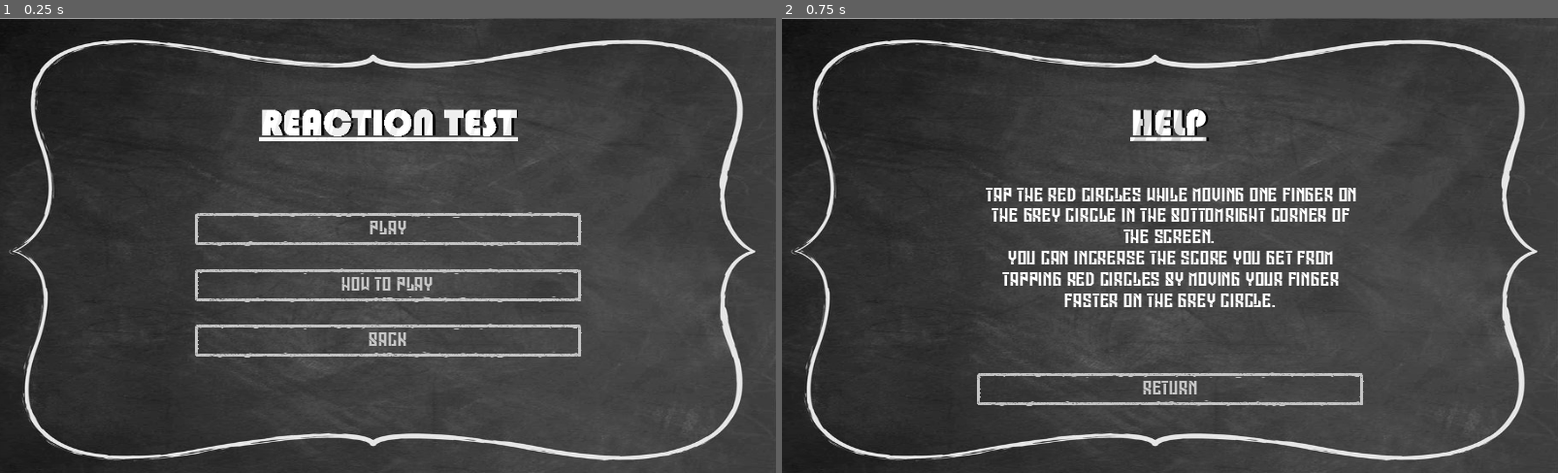
Above: before the commit, frames 1-2 (left to right).
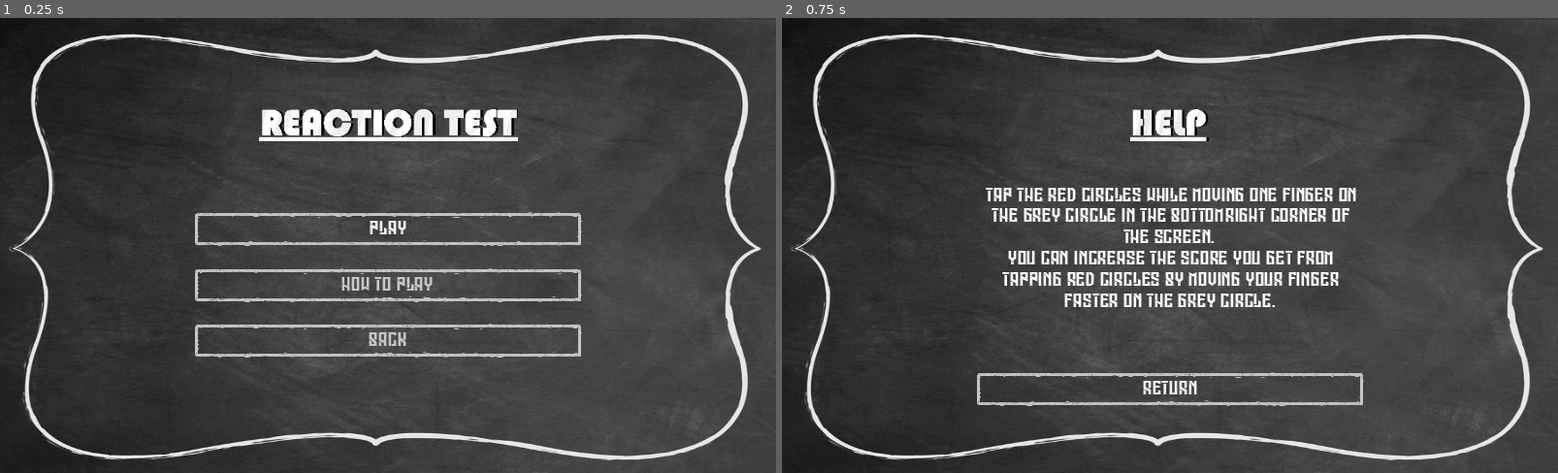
Above: after the commit, the same moments.

Repository: AllexisAlvarico/HH-Reaction
Game: Godot game, scene res://Scenes/MenuScene.tscn
Two runs of this game, one before a commit and one after it. Both use one fixed random seed, a clock stepped at 60 frames per second and the inputs below.
Inputs:
- Up to frame 1 (0.25 s): no input
- Up to frame 2 (0.75 s): click "HOW TO PLAY" at 0.5 s

The runs differ from the first frame. In frame 1, 4.2% of the frame differs, in the area x 0-99%, y 0-98%; in frame 2, 4.3%.

Commit message:
finished styling UI

Diff:
--- a/Menu/Help.gd
+++ b/Menu/Help.gd
@@ -1,4 +1,7 @@
 extends Control
+
+func _ready() -> void:
+    $Control/Button.grab_focus()
 
 func _on_Button_button_up() -> void:
     get_tree().root.get_node("Root").queue_free()
--- a/Menu/Menu.gd
+++ b/Menu/Menu.gd
@@ -1,4 +1,7 @@
 extends Control
+
+func _ready() -> void:
+	$Control/PlayButton.grab_focus()
 
 func _on_PlayButton_button_up() -> void:
 	get_tree().root.get_node("Root").queue_free()
@@ -9,4 +12,4 @@
 	get_tree().change_scene("res://Scenes/HelpScene.tscn")
 
 func _on_BackButton_button_up() -> void:
-	pass # Replace with function body.
+	get_tree().quit()
--- a/Scenes/HelpScene.tscn
+++ b/Scenes/HelpScene.tscn
@@ -12,9 +12,9 @@
 script = ExtResource( 1 )
 
 [node name="Sprite" type="Sprite" parent="."]
-position = Vector2( 509.469, 304.001 )
+position = Vector2( 513.177, 300.293 )
 rotation = 1.5708
-scale = Vector2( 0.82609, 1.12564 )
+scale = Vector2( 0.836166, 1.1337 )
 texture = ExtResource( 3 )
 
 [node name="Control" type="Control" parent="."]
@@ -22,6 +22,15 @@
 margin_top = 216.0
 margin_right = 768.0
 margin_bottom = 512.0
+
+[node name="TextureRect" type="TextureRect" parent="Control"]
+anchor_left = 0.5
+anchor_right = 0.5
+margin_left = -52.0
+margin_top = -96.0
+margin_right = 52.0
+margin_bottom = -53.0
+texture = ExtResource( 4 )
 
 [node name="DescriptionLabel" type="Label" parent="Control"]
 anchor_right = 1.0
@@ -39,13 +48,4 @@
 margin_top = -45.0
 text = "RETURN"
 
-[node name="TextureRect" type="TextureRect" parent="."]
-anchor_left = 0.5
-anchor_right = 0.5
-margin_left = -52.0
-margin_top = 120.0
-margin_right = 52.0
-margin_bottom = 163.0
-texture = ExtResource( 4 )
-
 [connection signal="button_up" from="Control/Button" to="." method="_on_Button_button_up"]
--- a/Scenes/MenuScene.tscn
+++ b/Scenes/MenuScene.tscn
@@ -15,9 +15,9 @@
 script = ExtResource( 1 )
 
 [node name="Sprite" type="Sprite" parent="."]
-position = Vector2( 509.469, 304.001 )
+position = Vector2( 513.177, 300.293 )
 rotation = 1.5708
-scale = Vector2( 0.82609, 1.12564 )
+scale = Vector2( 0.836166, 1.1337 )
 texture = ExtResource( 3 )
 
 [node name="Control" type="Control" parent="."]
@@ -25,6 +25,15 @@
 margin_top = 256.0
 margin_right = 768.0
 margin_bottom = 448.0
+
+[node name="TextureRect" type="TextureRect" parent="Control"]
+anchor_left = 0.5
+anchor_right = 0.5
+margin_left = -170.5
+margin_top = -136.0
+margin_right = 170.5
+margin_bottom = -93.0
+texture = ExtResource( 4 )
 
 [node name="PlayButton" type="Button" parent="Control"]
 anchor_right = 1.0
@@ -46,15 +55,6 @@
 margin_top = -45.0
 text = "BACK"
 
-[node name="TextureRect" type="TextureRect" parent="."]
-anchor_left = 0.5
-anchor_right = 0.5
-margin_left = -170.5
-margin_top = 120.0
-margin_right = 170.5
-margin_bottom = 43.0
-texture = ExtResource( 4 )
-
 [node name="AnimationPlayer" type="AnimationPlayer" parent="."]
 "anims/Fade In" = SubResource( 1 )
 
--- a/Scenes/TestScene.tscn
+++ b/Scenes/TestScene.tscn
@@ -1,9 +1,10 @@
-[gd_scene load_steps=7 format=2]
+[gd_scene load_steps=10 format=2]
 
 [ext_resource path="res://CircleSpinner/CircleSpinner.tscn" type="PackedScene" id=1]
 [ext_resource path="res://Scripts/TouchController.gd" type="Script" id=2]
 [ext_resource path="res://Theme/theme.tres" type="Theme" id=3]
-[ext_resource path="res://Misc/icon.png" type="Texture" id=4]
+[ext_resource path="res://Menu/cogButton.png" type="Texture" id=4]
+[ext_resource path="res://Menu/popupBackground.png" type="Texture" id=5]
 
 [sub_resource type="ProceduralSky" id=2]
 
@@ -27,6 +28,12 @@
 adjustment_enabled = true
 adjustment_brightness = 0.85
 adjustment_contrast = 1.45
+
+[sub_resource type="InputEventKey" id=3]
+scancode = 16777217
+
+[sub_resource type="ShortCut" id=4]
+shortcut = SubResource( 3 )
 
 [node name="Root" type="Node2D"]
 script = ExtResource( 2 )
@@ -67,15 +74,6 @@
 text = "Multiplier: x0"
 valign = 1
 
-[node name="QuitButton" type="TextureButton" parent="HUD/Theme"]
-anchor_left = 1.0
-anchor_right = 1.0
-margin_left = -84.0
-margin_top = 20.0
-margin_right = -20.0
-margin_bottom = 84.0
-texture_normal = ExtResource( 4 )
-
 [node name="WindowDialog" type="Popup" parent="HUD/Theme"]
 pause_mode = 2
 anchor_left = 0.5
@@ -88,19 +86,23 @@
 margin_bottom = 75.0
 mouse_filter = 1
 
-[node name="ColorRect" type="ColorRect" parent="HUD/Theme/WindowDialog"]
-margin_right = 40.0
-margin_bottom = 40.0
+[node name="ColorRect" type="TextureRect" parent="HUD/Theme/WindowDialog"]
+margin_left = 268.0
+margin_top = -34.0
+margin_right = 736.0
+margin_bottom = 920.0
 rect_min_size = Vector2( 256, 150 )
-color = Color( 0.478431, 0.478431, 0.478431, 1 )
+rect_rotation = 90.0
+rect_scale = Vector2( 0.3, 0.3 )
+texture = ExtResource( 5 )
 
-[node name="Label" type="Label" parent="HUD/Theme/WindowDialog/ColorRect"]
+[node name="Label" type="Label" parent="HUD/Theme/WindowDialog"]
 margin_right = 256.0
 margin_bottom = 27.0
 text = "PAUSED"
 align = 1
 
-[node name="Label2" type="Label" parent="HUD/Theme/WindowDialog/ColorRect"]
+[node name="Label2" type="Label" parent="HUD/Theme/WindowDialog"]
 margin_top = 40.0
 margin_right = 256.0
 margin_bottom = 90.0
@@ -108,18 +110,18 @@
 align = 1
 valign = 1
 
-[node name="ConfirmButton" type="Button" parent="HUD/Theme/WindowDialog/ColorRect"]
+[node name="ConfirmButton" type="Button" parent="HUD/Theme/WindowDialog"]
 anchor_left = 0.5
 anchor_top = 0.5
 anchor_right = 0.5
 anchor_bottom = 0.5
 margin_left = -68.0
 margin_top = 25.0
-margin_right = -18.0
-margin_bottom = 58.0
+margin_right = -10.0
+margin_bottom = 70.0
 text = "YES"
 
-[node name="CancelButton" type="Button" parent="HUD/Theme/WindowDialog/ColorRect"]
+[node name="CancelButton" type="Button" parent="HUD/Theme/WindowDialog"]
 anchor_left = 0.5
 anchor_top = 0.5
 anchor_right = 0.5
@@ -127,8 +129,23 @@
 margin_left = 18.0
 margin_top = 25.0
 margin_right = 68.0
-margin_bottom = 58.0
+margin_bottom = 70.0
 text = "NO"
+
+[node name="CanvasLayer" type="CanvasLayer" parent="HUD/Theme"]
+layer = 2
+
+[node name="QuitButton" type="TextureButton" parent="HUD/Theme/CanvasLayer"]
+anchor_left = 1.0
+anchor_right = 1.007
+anchor_bottom = 0.049
+margin_left = -104.0
+margin_top = 20.0
+margin_right = 716.0
+margin_bottom = 820.0
+rect_scale = Vector2( 0.08, 0.08 )
+shortcut = SubResource( 4 )
+texture_normal = ExtResource( 4 )
 
 [node name="EndTimer" type="Timer" parent="."]
 wait_time = 60.0
@@ -154,7 +171,7 @@
 margin_right = 0.0
 margin_bottom = 0.0
 
-[connection signal="button_up" from="HUD/Theme/QuitButton" to="." method="_on_QuitButton_button_up"]
-[connection signal="button_up" from="HUD/Theme/WindowDialog/ColorRect/ConfirmButton" to="." method="_on_ConfirmButton_button_up"]
-[connection signal="button_up" from="HUD/Theme/WindowDialog/ColorRect/CancelButton" to="." method="_on_CancelButton_button_up"]
+[connection signal="button_up" from="HUD/Theme/WindowDialog/ConfirmButton" to="." method="_on_ConfirmButton_button_up"]
+[connection signal="button_up" from="HUD/Theme/WindowDialog/CancelButton" to="." method="_on_CancelButton_button_up"]
+[connection signal="button_up" from="HUD/Theme/CanvasLayer/QuitButton" to="." method="_on_QuitButton_button_up"]
 [connection signal="timeout" from="EndTimer" to="." method="_on_EndTimer_timeout"]
--- a/Scripts/TouchController.gd
+++ b/Scripts/TouchController.gd
@@ -50,6 +50,7 @@
 
 func _on_QuitButton_button_up() -> void:
 	quitConfirm.show()
+	$HUD/Theme/WindowDialog/ConfirmButton.grab_focus()
 	get_tree().paused = true
 
 func _on_ConfirmButton_button_up() -> void:
--- a/project.godot
+++ b/project.godot
@@ -18,7 +18,6 @@
 
 window/dpi/allow_hidpi=true
 window/stretch/mode="2d"
-window/stretch/aspect="expand"
 
 [input]
 
Binary file changed: Menu/HelpTitle.png
Binary file added: Menu/cogButton.png
Not shown, added: Menu/cogButton.png.import
Binary file added: Menu/popupBackground.png
Not shown, added: Menu/popupBackground.png.import
Not shown, added: Menu/popupBackground.png~
